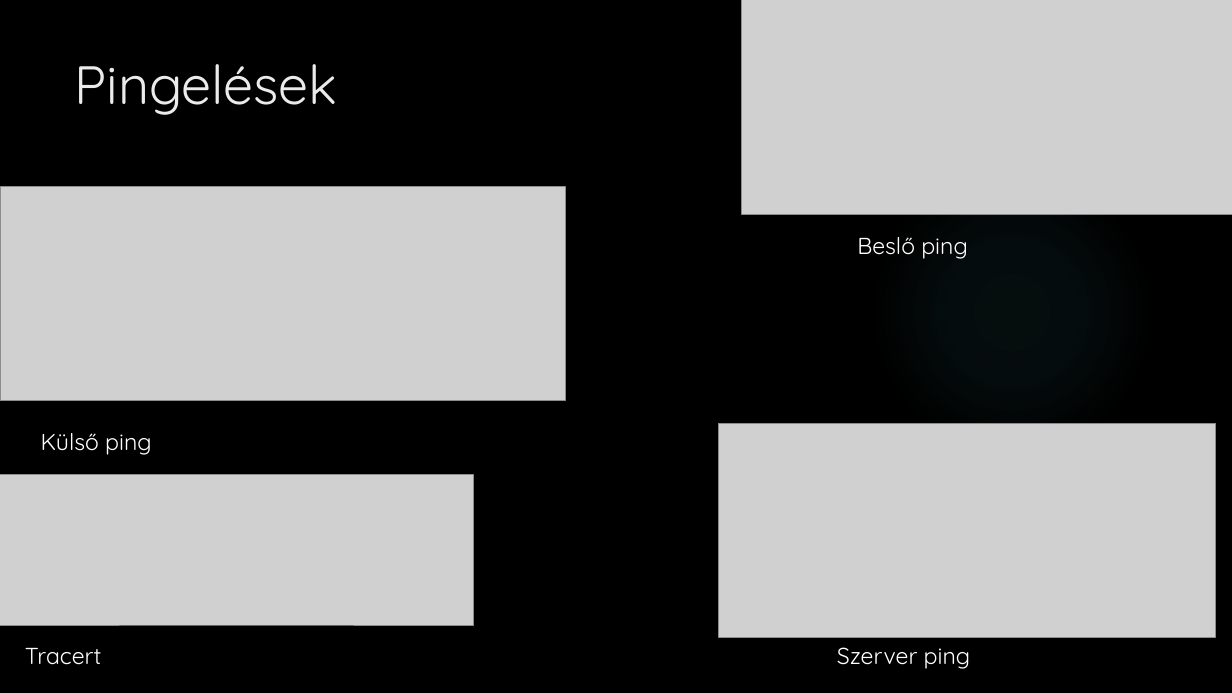
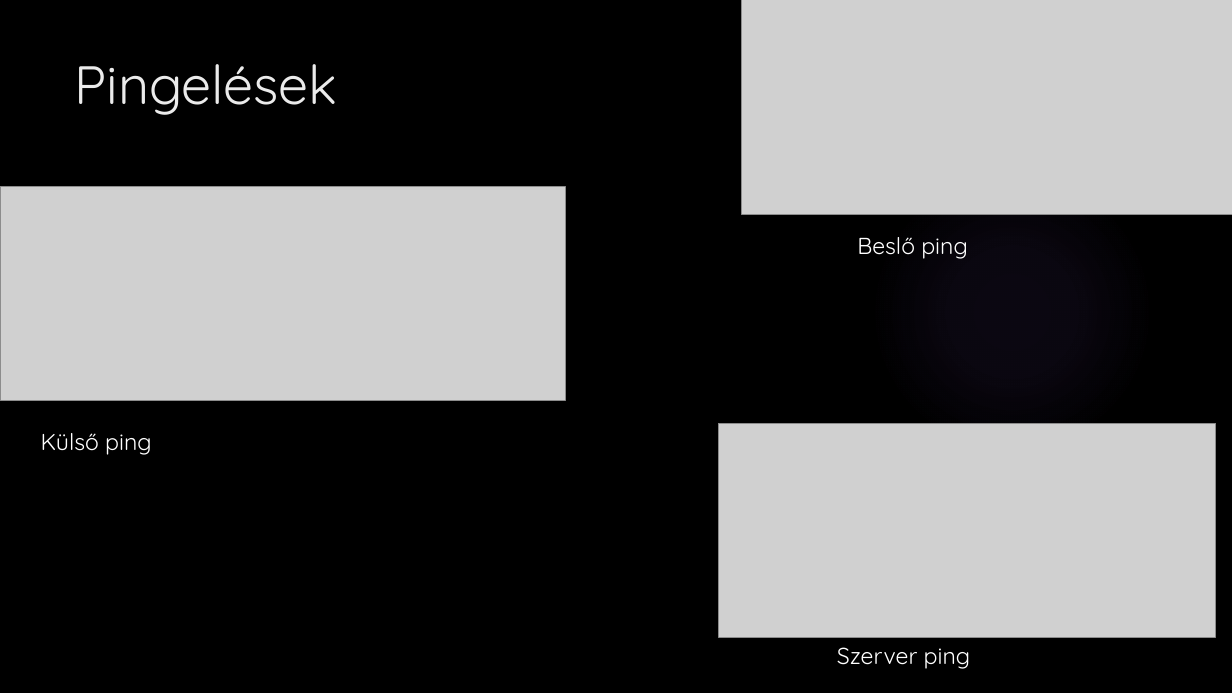
Before and after one commit to LajkaK2006/BorsodNet, a slide deck: slide 17 of Tacos KFT.pptx. Drawn at 1232x693 pixels with LibreOffice and Linux fonts; fonts in the diff are those of the drawing; grey boxes stand for pictures; background and template pictures are left out. Boxes give left, top, right and bottom in pixels: in the first picture for what was removed or moved away, otherwise in the second. Text is boxed around its words. In the diff, an @@ line names an element or a change of style, - is before the commit and + after.

```diff
--- a/Tacos KFT.pptx
+++ b/Tacos KFT.pptx
@@ picture removed at [0,475,473,625] @@
@@ text removed at [25,648,101,665] @@
-Tracert
```
Also in this commit, not shown: 16 other slides changed, 3 slides added, 1 slide removed.
